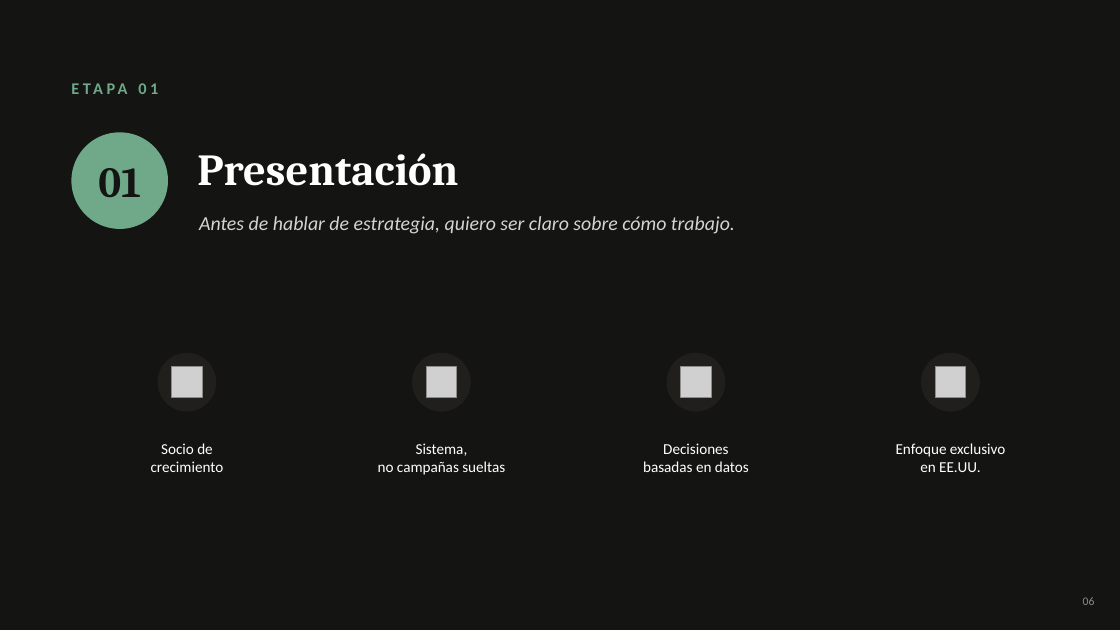
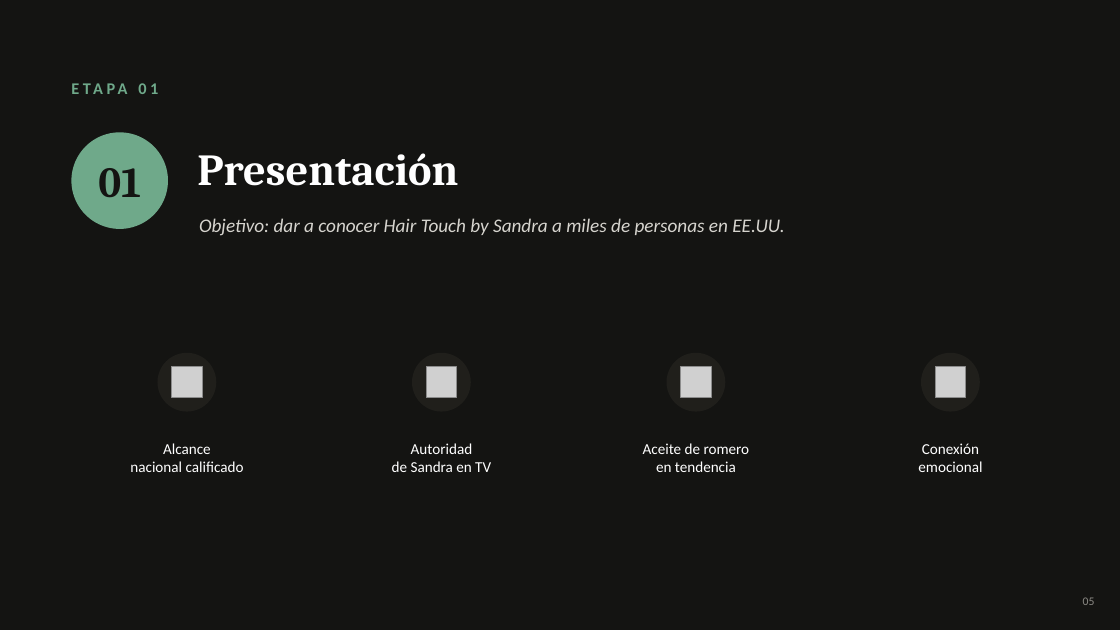
Before and after one commit to rozoerik-eng/Presentaciones-y-varios, a slide deck: slide 5 of Andres - Productos para el Cabello (EEUU)/HairTouch_by_Sandra_Metodologia.pptx (slide 6 before the commit). Drawn at 1120x630 pixels with LibreOffice and Linux fonts; fonts in the diff are those of the drawing; grey boxes stand for pictures. Boxes give left, top, right and bottom in pixels: in the first picture for what was removed or moved away, otherwise in the second. Text is boxed around its words. In the diff, an @@ line names an element or a change of style, - is before the commit and + after.

```diff
--- a/Andres - Productos para el Cabello (EEUU)/HairTouch_by_Sandra_Metodologia.pptx
+++ b/Andres - Productos para el Cabello (EEUU)/HairTouch_by_Sandra_Metodologia.pptx
@@ text at [199,218,785,236]: text changed; size 17 to 16.5 pt @@
-Antes de hablar de estrategia, quiero ser claro sobre cómo trabajo.
+Objetivo: dar a conocer Hair Touch by Sandra a miles de personas en EE.UU.
@@ text at [130,443,244,472]: text changed @@
-Socio de
-crecimiento
+Alcance
+nacional calificado
@@ text at [392,443,491,472]: text changed @@
-Sistema,
-no campañas sueltas
+Autoridad
+de Sandra en TV
@@ text at [643,443,750,472]: text changed @@
-Decisiones
-basadas en datos
+Aceite de romero
+en tendencia
@@ text at [918,443,982,472]: text changed @@
-Enfoque exclusivo
-en EE.UU.
+Conexión
+emocional
@@ text at [1083,597,1095,605]: text changed @@
-06
+05
```
Also in this commit, not shown: 2 other slides changed, 13 slides added, 15 slides removed.
